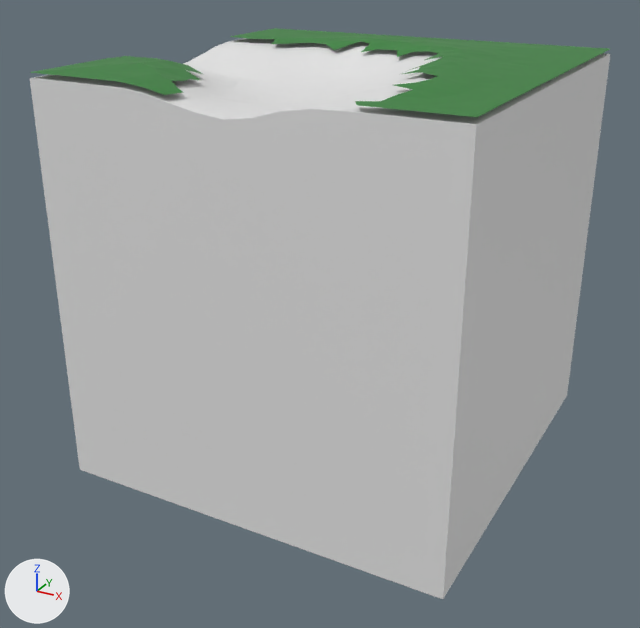
The Blender file Tiles/PathCorner.blend, before and after one commit.
Before and after are seen from a 50 mm camera at (1.96, -3.8, 1.58) aimed at (-0.05, -0.16, -0.24). The lights are fixed; the arrows at lower left show +X, +Y and +Z. The first picture is the older version.

The older version as bpy lines, for what is in view:
```python
me_pathcorner = bpy.data.meshes.new('PathCorner')
me_pathcorner.from_pydata(...)  # 587 vertices, 1164 faces; spans x -1.0..1.0, y -1.0..1.0, z -1.0..1.02
me_pathcornergrass = bpy.data.meshes.new('PathCornerGrass')
me_pathcornergrass.from_pydata(...)  # 349 vertices, 583 faces; spans x -1.0..1.0, y -1.0..1.0, z 0.94..1.04
me_pathcornergrass.materials.append(mat_grass)  # green #2e8133
ob_pathcorner = bpy.data.objects.new('PathCorner', me_pathcorner)
ob_pathcorner.location = (0.0, 0.0, 0.0)
ob_pathcornergrass = bpy.data.objects.new('PathCornerGrass', me_pathcornergrass)
ob_pathcornergrass.parent = ob_pathcorner
ob_pathcornergrass.location = (0.0, 0.0, 0.0)
```
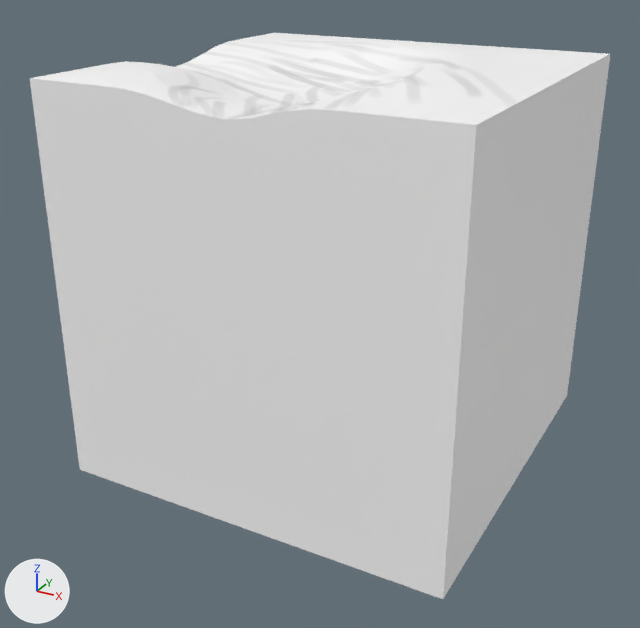
Edits to the scene script, one JSON object a line:
```json
{"op": "add", "block": "img_pathmask", "code": ["img_pathmask = load_image('PathMask', '_unpacked/PathMask', 512, 512, 'sRGB')"]}
{"op": "add", "block": "mat_pathcorner", "code": ["mat_pathcorner = principled_material('PathCorner')", "mat_pathcorner.texture = img_pathmask"]}
{"block": "me_pathcorner", "where": "me_pathcorner.from_pydata(...)  # 587 vertices, 1164 faces; spans x -1.0..1.0, y -1.0..1.0, z -1.0..1.02"}
{"op": "add", "block": "me_pathcorner", "code": "me_pathcorner.materials.append(mat_pathcorner)  # picture img_pathmask"}
{"op": "add", "block": "ob_pathcornergrass", "code": "ob_pathcornergrass.hide_set(True)  # wire or fog, not drawn"}
```

Where the change shows, as pixel boxes [x1, y1, x2, y2] in the pictures (640 x 628 px):
```json
{"object": "PathCorner", "change": "recoloured", "before": [30, 38, 610, 599], "after": [30, 38, 610, 599]}
{"object": "PathCornerGrass", "change": "hidden", "before": [30, 28, 610, 117], "on screen": "green"}
```
